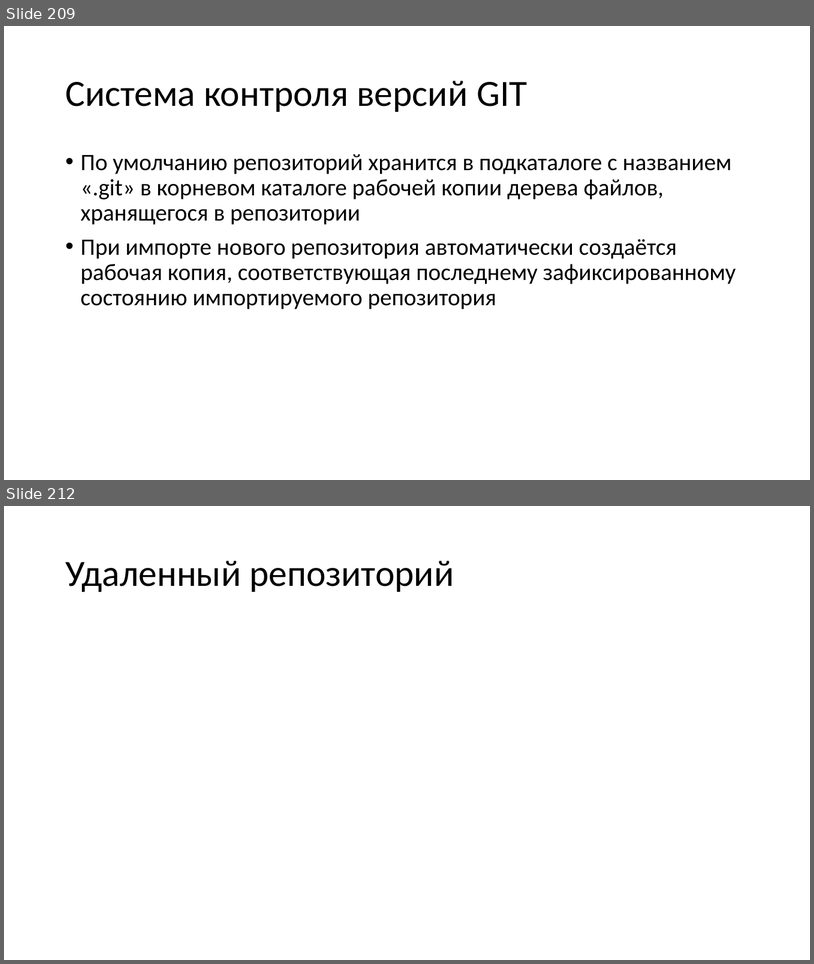
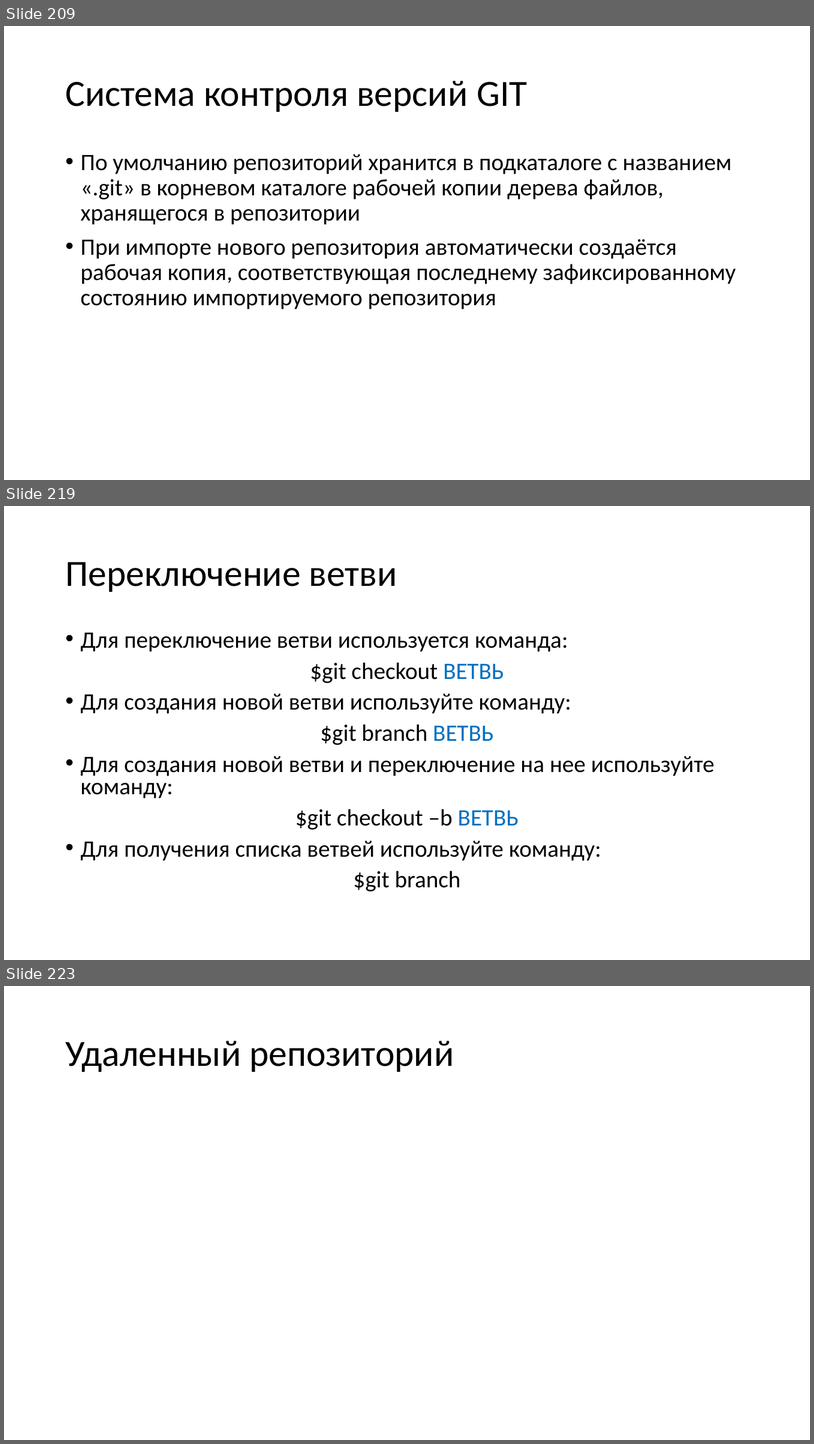
Before and after one commit to paveltsytovich/telegram-course, a slide deck: Presentation/Разработка ботов для телеграмм на Python.pptx. Shown one above the other, each under a label of ours: slides 209 and 212 before the commit, slides 209, 219 and 223 after it; the slides between them are not shown. The pictures are 814x964 and 814x1444 pixels, drawn with LibreOffice and Linux fonts; fonts in the diff are those of the drawing. Boxes give left, top, right and bottom in pixels: in the first picture for what was removed or moved away, otherwise in the second. Text is boxed around its words. In the diff, an @@ line names an element or a change of style, - is before the commit and + after.

```diff
--- a/Presentation/Разработка ботов для телеграмм на Python.pptx
+++ b/Presentation/Разработка ботов для телеграмм на Python.pptx
@@ slide 219 added at <box>4,506,810,960</box>, background #FFFFFF @@
@@ title added at <box>65,562,398,592</box>, 44 pt, text #000000 @@
+Переключение ветви
@@ text added at <box>81,633,715,891</box>, 28 pt, text #000000 @@
+• Для переключение ветви используется команда:
+$git checkout ВЕТВЬ
+• Для создания новой ветви используйте команду:
+$git branch ВЕТВЬ
+• Для создания новой ветви и переключение на нее используйте команду:
+$git checkout –b ВЕТВЬ
+• Для получения списка ветвей используйте команду:
+$git branch
@@ what was slide 212 is now slide 223 @@
```
Also in this commit, not shown: 2 slides changed, 10 other slides added.
